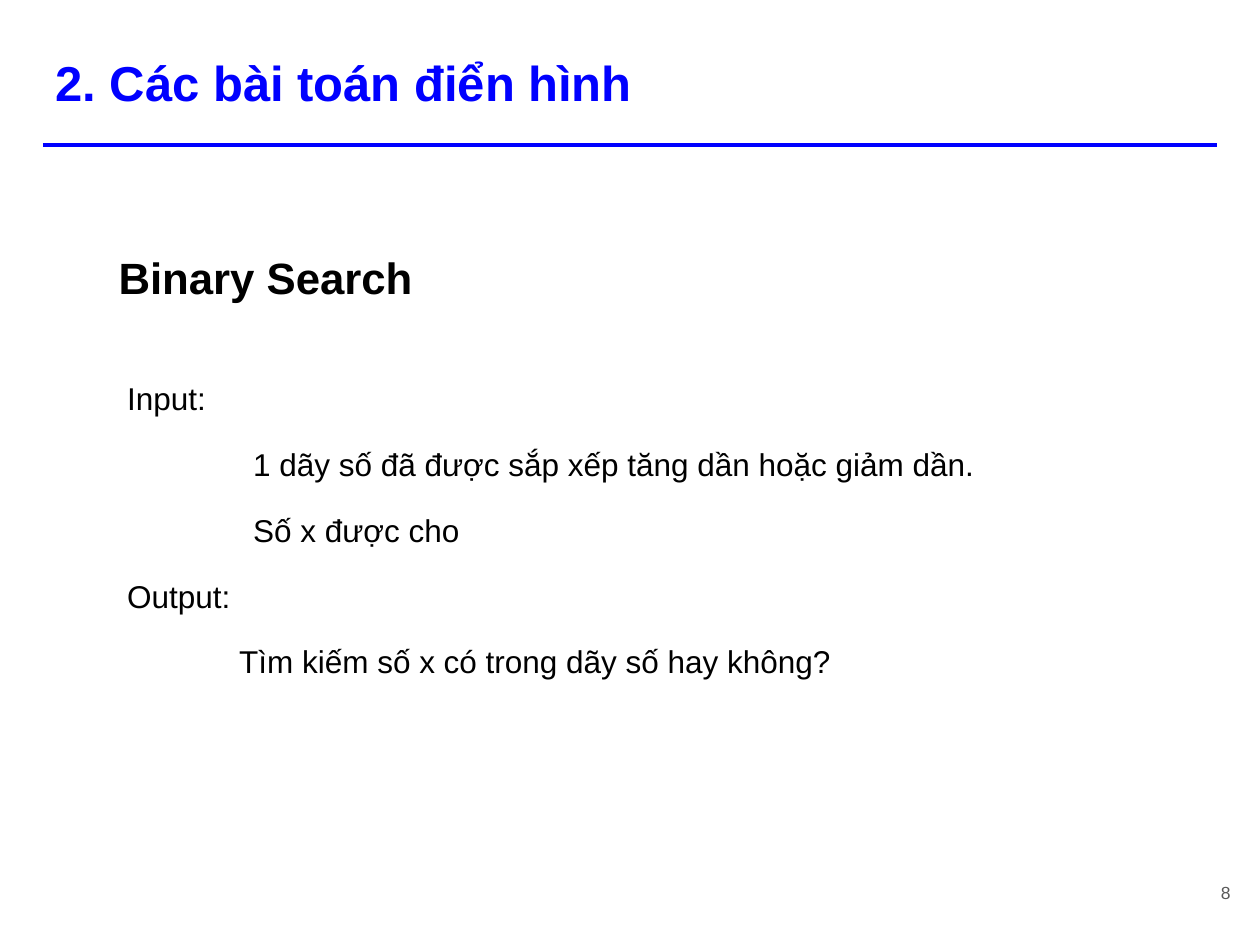
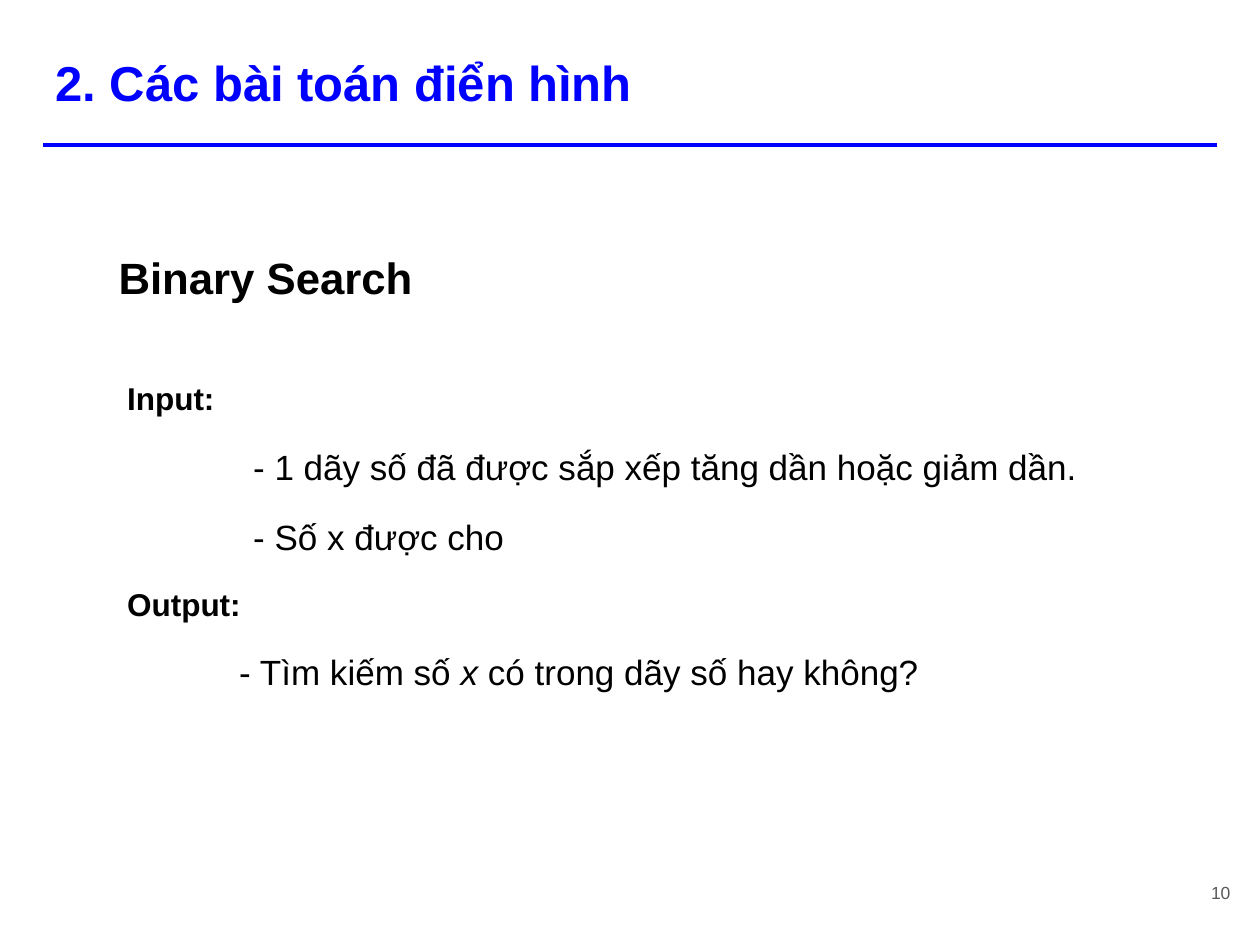
Before and after one commit to tiennvcs/CS112.L11.KHTN-DesignAnalysisAlgorithm, a slide deck: slide 10 of Seminar/[Seminar] Divide and Conquer.pptx (slide 8 before the commit). Drawn at 1260x945 pixels with LibreOffice and Linux fonts; fonts in the diff are those of the drawing. Boxes give left, top, right and bottom in pixels: in the first picture for what was removed or moved away, otherwise in the second. Text is boxed around its words. In the diff, an @@ line names an element or a change of style, - is before the commit and + after.

```diff
--- a/Seminar/[Seminar] Divide and Conquer.pptx
+++ b/Seminar/[Seminar] Divide and Conquer.pptx
@@ text at <box>127,388,241,622</box>: bold on in "Input:", "Output:" @@
@@ text at <box>275,451,1076,556</box>: text changed; size 18 to 20 pt @@
-1 dãy số đã được sắp xếp tăng dần hoặc giảm dần.
-Số x được cho
+- 1 dãy số đã được sắp xếp tăng dần hoặc giảm dần.
+- Số x được cho
@@ text at <box>260,658,918,692</box>: text changed; size 18 to 20 pt @@
-Tìm kiếm số x có trong dãy số hay không?
+- Tìm kiếm số x có trong dãy số hay không?
@@ page number at <box>1211,887,1230,899</box>: text changed @@
-8
+10
```
Also in this commit, not shown: 16 other slides changed, 7 slides added, 1 slide removed.
